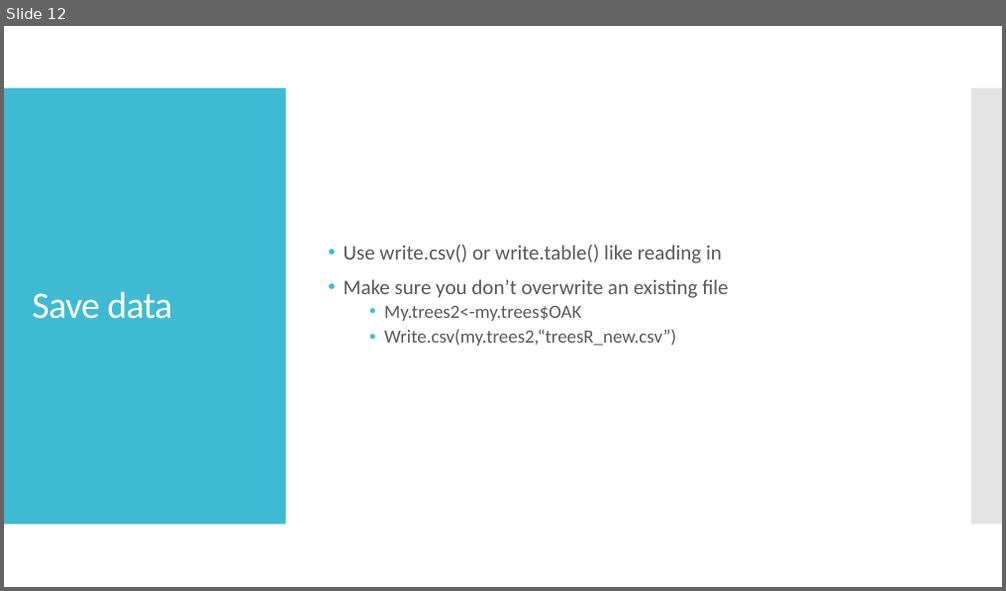
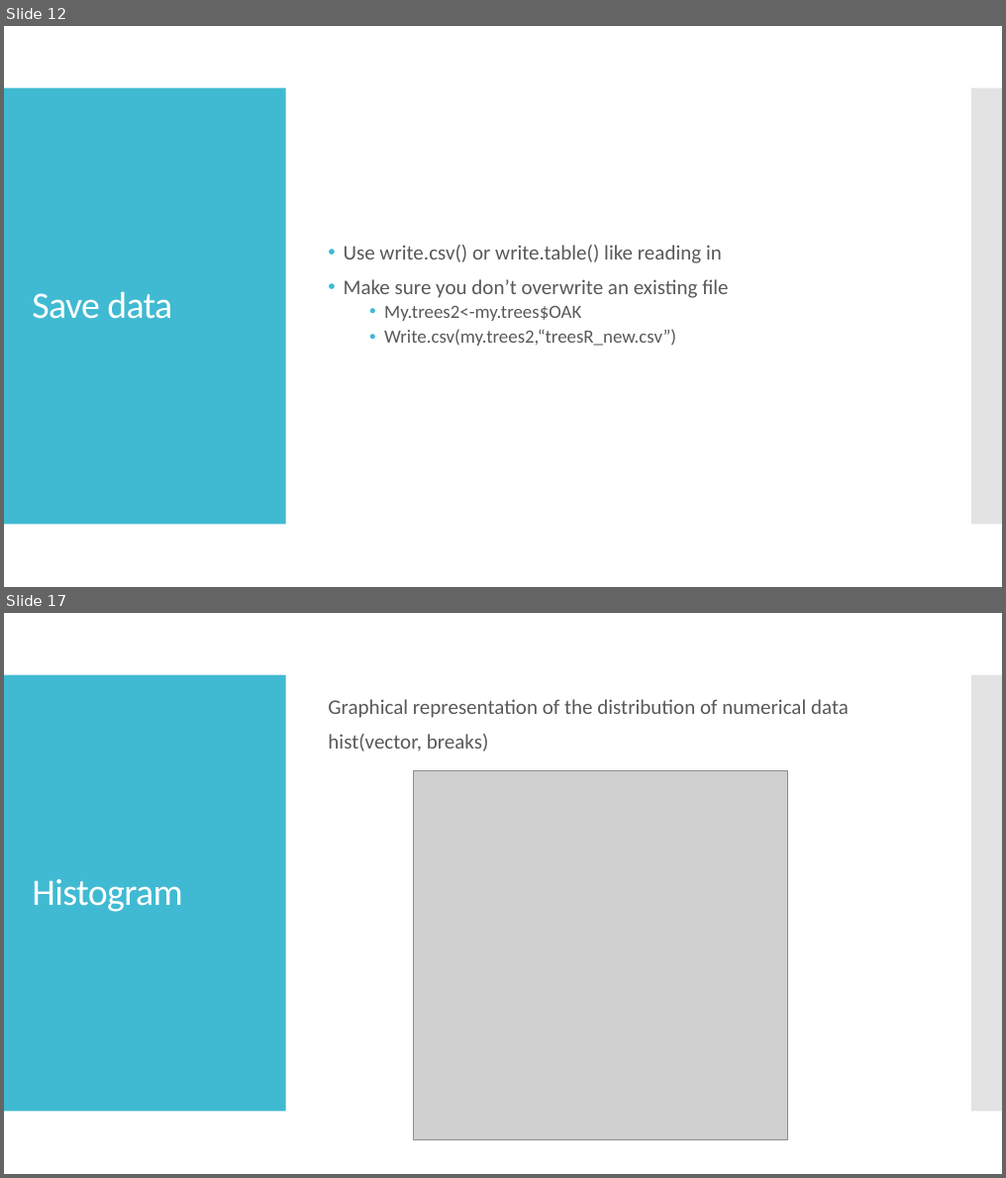
Before and after one commit to jyanglab/labworkshop, a slide deck: largedata/Zhikai_R_05_24.pptx. Shown one above the other, each under a label of ours: slide 12 before the commit, slides 12 and 17 after it; the slides between them are not shown. The pictures are 1006x591 and 1006x1178 pixels, drawn with LibreOffice and Linux fonts; fonts in the diff are those of the drawing; grey boxes stand for pictures. Boxes give left, top, right and bottom in pixels: in the first picture for what was removed or moved away, otherwise in the second. Text is boxed around its words. In the diff, an @@ line names an element or a change of style, - is before the commit and + after.

```diff
--- a/largedata/Zhikai_R_05_24.pptx
+++ b/largedata/Zhikai_R_05_24.pptx
@@ slide 17 added at (4, 613, 1002, 1174), background #FFFFFF; not listed: 2 template elements that a slide beside it also shows @@
@@ text added at (328, 699, 848, 752), 20 pt, text #595959 @@
+Graphical representation of the distribution of numerical data
+hist(vector, breaks)
@@ picture added at (413, 771, 787, 1141) @@
@@ title added at (32, 879, 182, 912), 36 pt, text #FFFFFF @@
+Histogram
```
Also in this commit, not shown: 36 other slides added, 2 other files.
